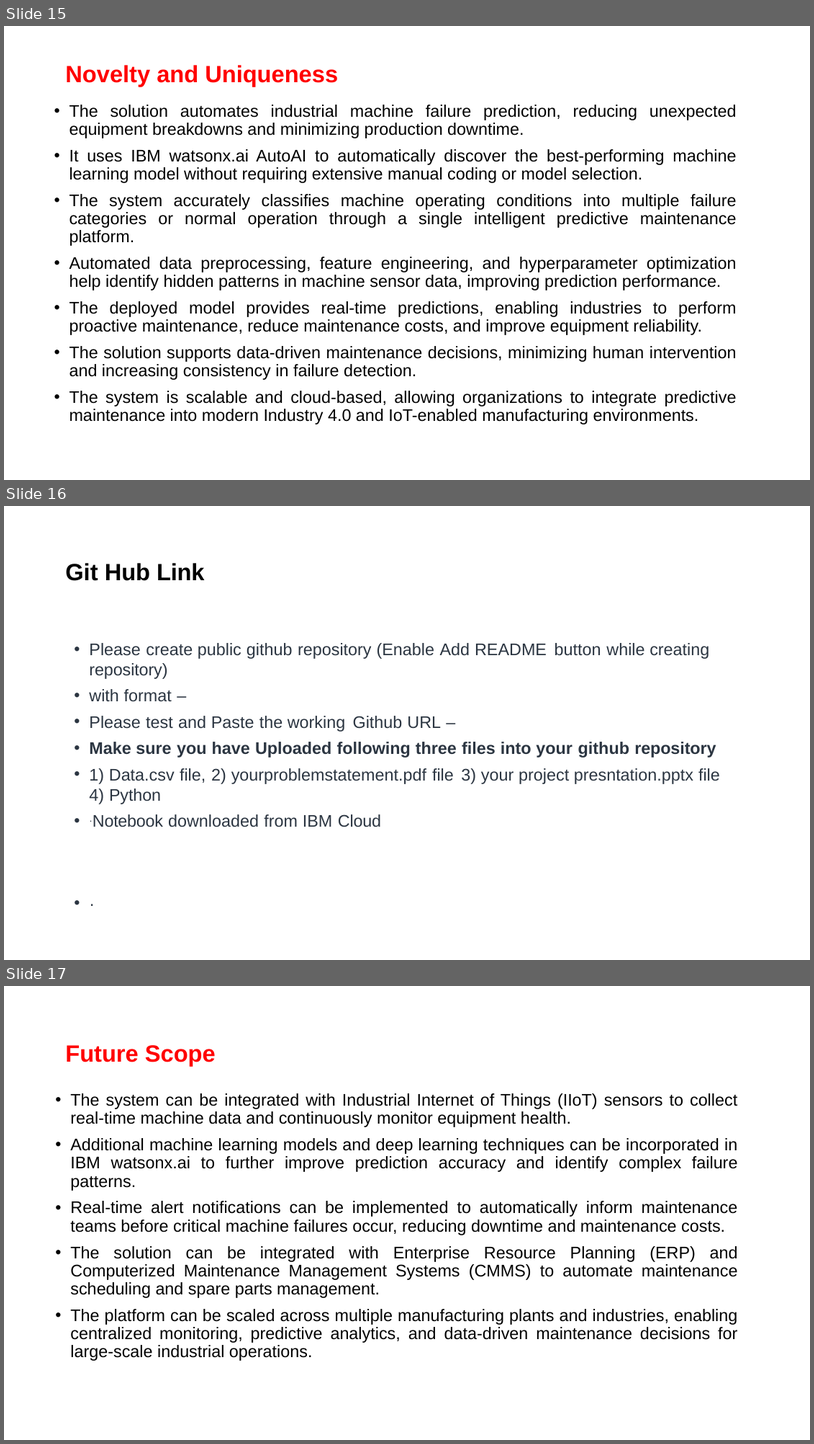
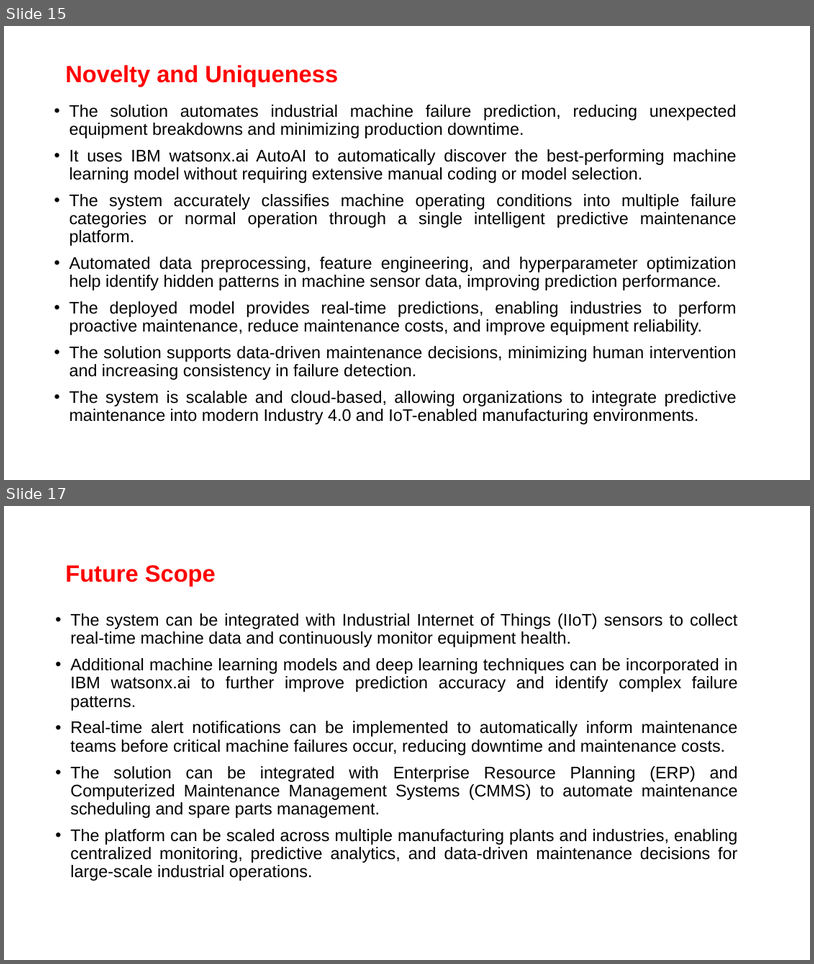
Before and after one commit to Nikitha2802/Predictive-Maintenance-of-Industrial-Machinery, a slide deck: Predictive_Maintenance_of_Industrial_Machinery_Using_IBM_watsonx.ai_AutoAI.pptx. Shown one above the other, each under a label of ours: slides 15, 16 and 17 before the commit, slides 15 and 17 after it; the slides between them are not shown. The pictures are 814x1444 and 814x964 pixels, drawn with LibreOffice and Linux fonts; fonts in the diff are those of the drawing. Boxes give left, top, right and bottom in pixels: in the first picture for what was removed or moved away, otherwise in the second. Text is boxed around its words. In the diff, an @@ line names an element or a change of style, - is before the commit and + after.

Commit message:
Updated project presentation

```diff
--- a/Predictive_Maintenance_of_Industrial_Machinery_Using_IBM_watsonx.ai_AutoAI.pptx
+++ b/Predictive_Maintenance_of_Industrial_Machinery_Using_IBM_watsonx.ai_AutoAI.pptx
@@ slide 16 removed at [4, 506, 810, 960], background #FFFFFF @@
@@ title removed at [65, 563, 204, 581] @@
-Git Hub Link
@@ text removed at [89, 643, 720, 827] @@
-• Please create public github repository (Enable Add README button while creating repository)
-• with format –
-• Please test and Paste the working Github URL –
-• Make sure you have Uploaded following three files into your github repository
-• 1) Data.csv file, 2) yourproblemstatement.pdf file 3) your project presntation.pptx file 4) Python
-• ·Notebook downloaded from IBM Cloud
-• ·
-• ·
```
Also in this commit, not shown: 1 slide added.
